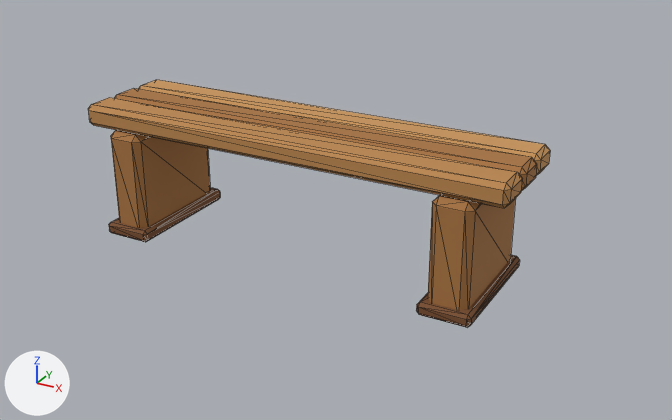
One commit to the glTF model Models/arcade/arcade_bench.glb: the scene before it, then after it.
Camera for both pictures: a 50 mm lens placed at (1.358, -2.274, 1.297), pointed at (0.095, 0.022, 0.149). Every picture has the same lights, and +X, +Y and +Z are marked at lower left. The older version comes first. Mesh edges are drawn as thin lines. Vertices at exactly the same position are counted once.

The first picture shows 'arcade_bench'.
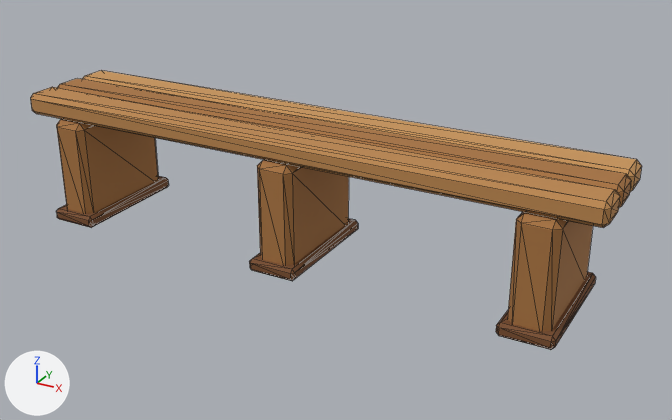
The edits, one by one:
me_arcade_bench is used by ob_arcade_bench; location (0.0, 0.0, 0.0).
me_arcade_bench had 168 vertices, 308 faces and spanned x -0.7..0.7, y -0.21..0.21, z 0.0..0.42.
me_arcade_bench now has 216 vertices, 396 faces and spans x -0.95..0.95, y -0.21..0.21, z 0.0..0.42.
me_arcade_bench part 1: the loose piece of 24 vertices spanning x -0.61..-0.49, y -0.19..0.19, z 0.0..0.35 is moved by (-0.23, 0.0, 0.0).
me_arcade_bench part 2: the loose piece of 24 vertices spanning x 0.49..0.61, y -0.19..0.19, z 0.0..0.35 is moved by (-0.55, 0.0, 0.0).
me_arcade_bench part 3: the loose piece of 24 vertices spanning x 0.49..0.61, y -0.19..0.19, z 0.0..0.35 is copied, and the copy is moved by (0.23, 0.0, 0.0); it spans x 0.72..0.84, y -0.19..0.19, z 0.0..0.35.
me_arcade_bench part 4: the loose piece of 24 vertices spanning x -0.63..-0.47, y -0.21..0.21, z 0.0..0.04 is moved by (-0.23, 0.0, 0.0).
me_arcade_bench part 5: the loose piece of 24 vertices spanning x 0.47..0.63, y -0.21..0.21, z 0.0..0.04 is moved by (-0.55, 0.0, 0.0).
me_arcade_bench part 6: the loose piece of 24 vertices spanning x 0.47..0.63, y -0.21..0.21, z 0.0..0.04 is copied, and the copy is moved by (0.23, 0.0, 0.0); it spans x 0.7..0.86, y -0.21..0.21, z 0.0..0.04.
me_arcade_bench part 7: the loose piece of 24 vertices spanning x -0.7..0.7, y -0.177..-0.062, z 0.35..0.42 is rebuilt with 24 vertices and now spans x -0.95..0.95, y -0.177..-0.062, z 0.35..0.42.
me_arcade_bench part 8: the loose piece of 24 vertices spanning x -0.7..0.7, y 0.062..0.177, z 0.35..0.42 is rebuilt with 24 vertices and now spans x -0.95..0.95, y 0.062..0.177, z 0.35..0.42.
me_arcade_bench part 9: the loose piece of 24 vertices spanning x -0.7..0.7, y -0.058..0.058, z 0.35..0.42 is rebuilt with 24 vertices and now spans x -0.95..0.95, y -0.058..0.058, z 0.35..0.42.

Changed parts and their boxes [x1, y1, x2, y2] in the pictures (672 x 420 px; the box of a moved part takes in the faces that stretch with it):
'arcade_bench', reshaped (32% wider, 13% taller): before [88, 80, 550, 327]; after [31, 70, 642, 350]
part 1 of me_arcade_bench, moved or reshaped: before [111, 130, 210, 228]; after [57, 119, 159, 214]
part 2 of me_arcade_bench, moved or reshaped: before [428, 195, 515, 310]; after [257, 160, 349, 265]
part 3 of me_arcade_bench, added (brown): after [508, 212, 593, 332]
part 4 of me_arcade_bench, moved or reshaped: before [109, 188, 220, 242]; after [56, 176, 169, 228]
part 5 of me_arcade_bench, moved or reshaped: before [416, 255, 520, 327]; after [249, 218, 358, 281]
part 6 of me_arcade_bench, added (brown): after [496, 272, 596, 350]
part 7 of me_arcade_bench, rebuilt (35% wider, 27% taller): before [88, 97, 523, 208]; after [31, 87, 620, 228]
part 8 of me_arcade_bench, rebuilt (36% wider, 27% taller): before [138, 80, 550, 176]; after [83, 70, 642, 192]
part 9 of me_arcade_bench, rebuilt (36% wider, 26% taller): before [115, 88, 537, 191]; after [57, 78, 631, 208]
